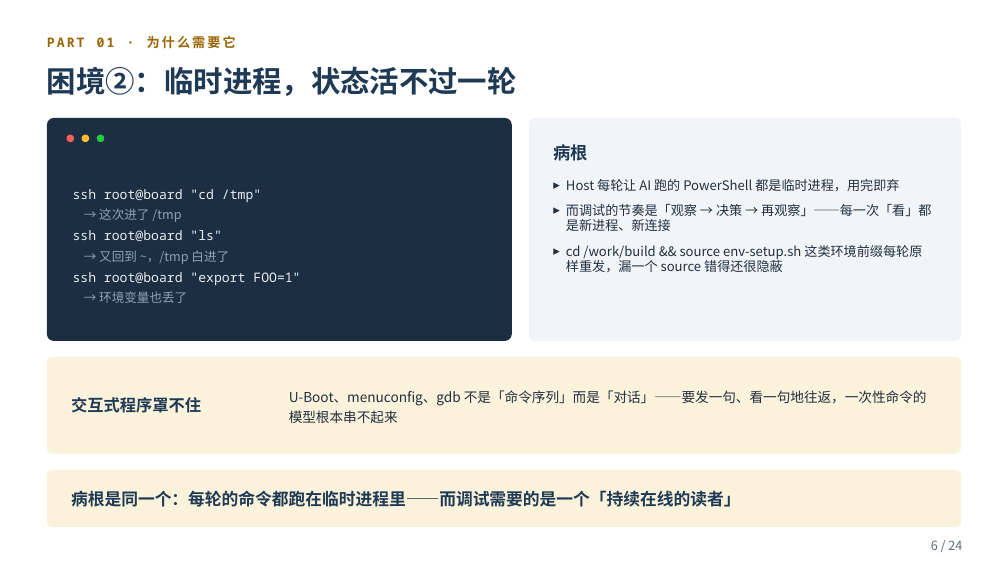
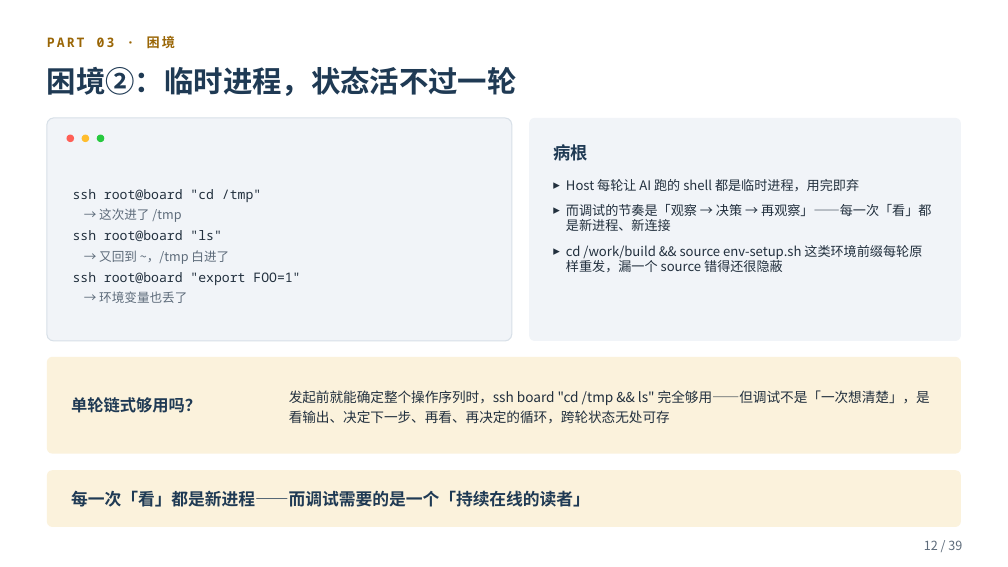
Before and after one commit to smk-h/embedded-mcp-toolkit, a slide deck: slide 12 of ppt/embedded-mcp-toolkit-项目介绍.pptx (slide 6 before the commit). Drawn at 1008x567 pixels with LibreOffice and Linux fonts; fonts in the diff are those of the drawing. Boxes give left, top, right and bottom in pixels: in the first picture for what was removed or moved away, otherwise in the second. Text is boxed around its words. In the diff, an @@ line names an element or a change of style, - is before the commit and + after.

```diff
--- a/ppt/embedded-mcp-toolkit-项目介绍.pptx
+++ b/ppt/embedded-mcp-toolkit-项目介绍.pptx
@@ text at bbox=[47, 36, 175, 48]: text changed @@
-PART 01 · 为什么需要它
+PART 03 · 困境
@@ rounded rectangle at bbox=[47, 118, 512, 341]: fill #1B2E42 to #F1F4F8; outline none to #D8E0E8 1 pt @@
@@ text "ssh root@board "cd /tmp"" at bbox=[73, 189, 300, 303]: text colour #E8EDF2 to #22303E in "ssh root@board "cd /tmp"", "ssh root@board "ls"", "ssh root@board "export FOO=1""; text colour #8FA3B5 to #5D6B7A in "→ 这次进了 /tmp", "→ 又回到 ~，/tmp 白进了", "→ 环境变量也丢了" @@
@@ text at bbox=[566, 179, 859, 191]: text changed @@
-▸ Host 每轮让 AI 跑的 PowerShell 都是临时进程，用完即弃
+▸ Host 每轮让 AI 跑的 shell 都是临时进程，用完即弃
@@ text at bbox=[71, 397, 201, 413]: text changed @@
-交互式程序罩不住
+单轮链式够用吗？
@@ text at bbox=[289, 390, 930, 424]: text changed @@
-U-Boot、menuconfig、gdb 不是「命令序列」而是「对话」——要发一句、看一句地往返，一次性命令的模型根本串不起来
+发起前就能确定整个操作序列时，ssh board "cd /tmp && ls" 完全够用——但调试不是「一次想清楚」，是看输出、决定下一步、再看、再决定的循环，跨轮状态无处可存
@@ text at bbox=[71, 490, 590, 507]: text changed @@
-病根是同一个：每轮的命令都跑在临时进程里——而调试需要的是一个「持续在线的读者」
+每一次「看」都是新进程——而调试需要的是一个「持续在线的读者」
@@ text at bbox=[924, 540, 962, 550]: text changed @@
-6 / 24
+12 / 39
```
Also in this commit, not shown: 16 other slides changed, 22 slides added, 7 slides removed, 2 other files.
